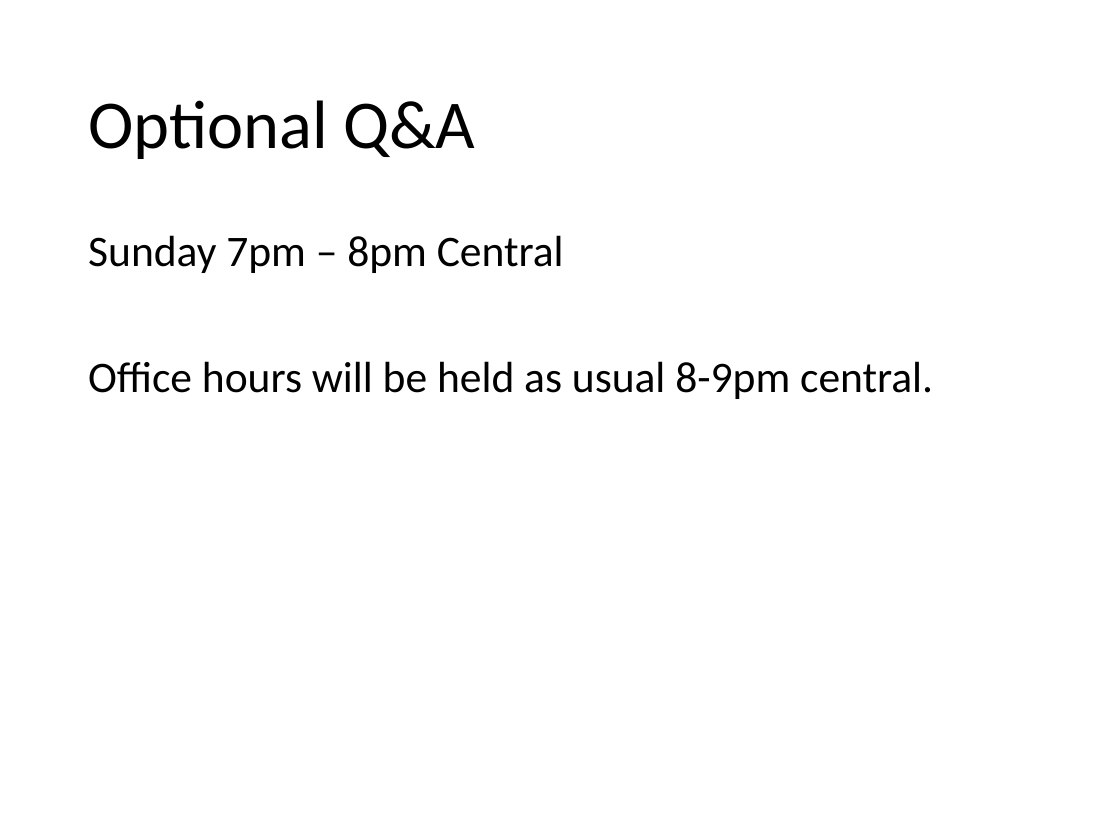
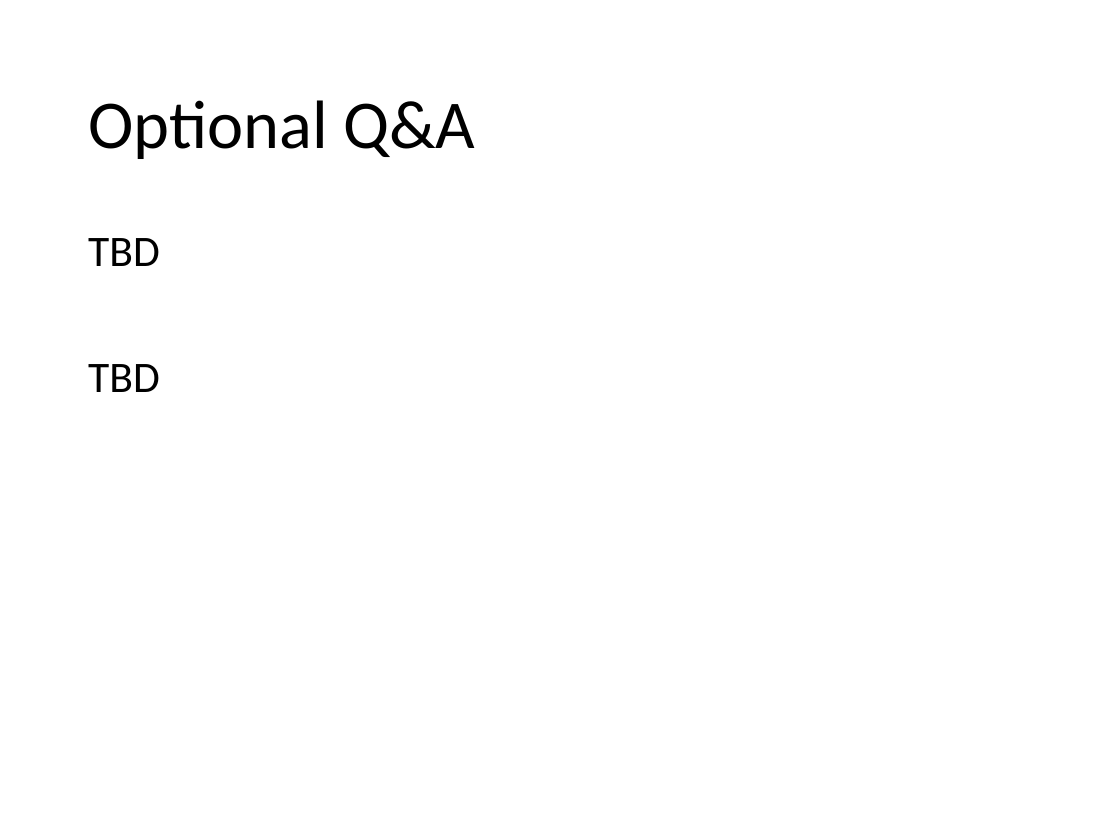
Before and after one commit to BivinSadler/MSDS-6373-Time-Series, a slide deck: slide 7 of Unit 8/Midterm Review.pptx. Drawn at 1120x840 pixels with LibreOffice and Linux fonts; fonts in the diff are those of the drawing. Boxes give left, top, right and bottom in pixels: in the first picture for what was removed or moved away, otherwise in the second. Text is boxed around its words. In the diff, an @@ line names an element or a change of style, - is before the commit and + after.

```diff
--- a/Unit 8/Midterm Review.pptx
+++ b/Unit 8/Midterm Review.pptx
@@ text at <box>88,238,160,392</box>: text changed @@
-Sunday 7pm – 8pm Central
-Office hours will be held as usual 8-9pm central.
+TBD
+TBD
```
Also in this commit, not shown: 1 other slide changed.
